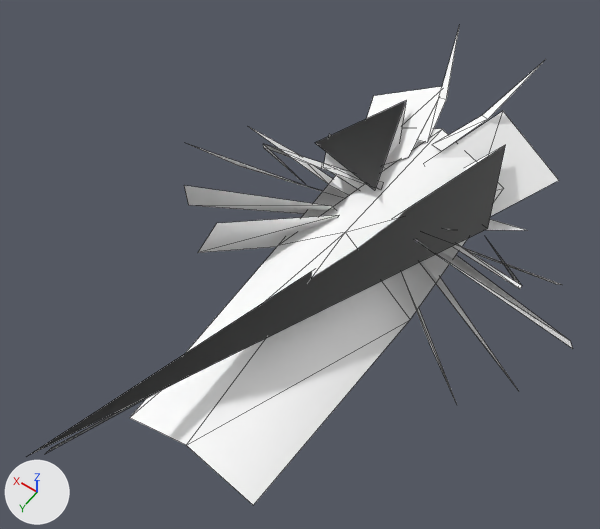
The glTF model public/3d/item/model__item__catch.ofs_43_0/4833fish43.gltf as it was, and as the next commit left it.
Rendered twice from a 50 mm camera at (-0.328, 0.752, 0.883) aimed at (0.041, 0.236, 0.071). The axes (+X, +Y, +Z) are drawn at lower left. The lights are the same throughout. The picture after the commit comes second. Mesh edges are drawn as thin lines.

Names of what the first picture shows: '4833fish43'.
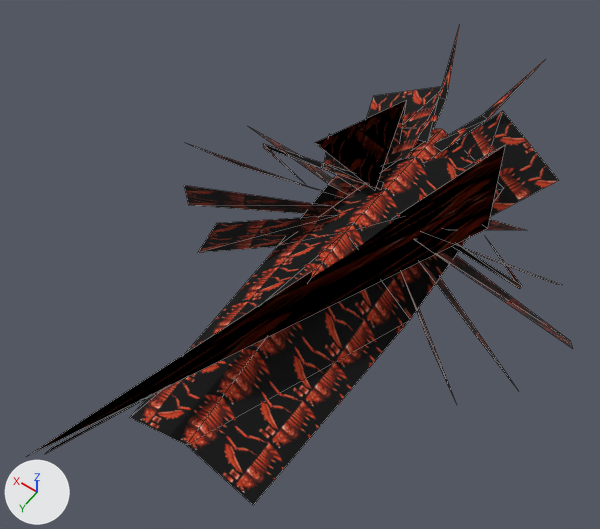
Location of each change, (x1, y1, x2, y2) in pixels of the pictures (600 x 529 px):
'4833fish43', surface changed (darker): (30, 28, 572, 505) in both

What changed in the scene script:
```text
Add img_fish43:
    img_fish43 = load_image('fish43', '_unpacked/fish43', 32, 64, 'sRGB')
Change mat_1___default:
    remove mat_1___default.base_color = (1.0, 1.0, 1.0)  # white #ffffff
    add mat_1___default.texture = img_fish43
```
